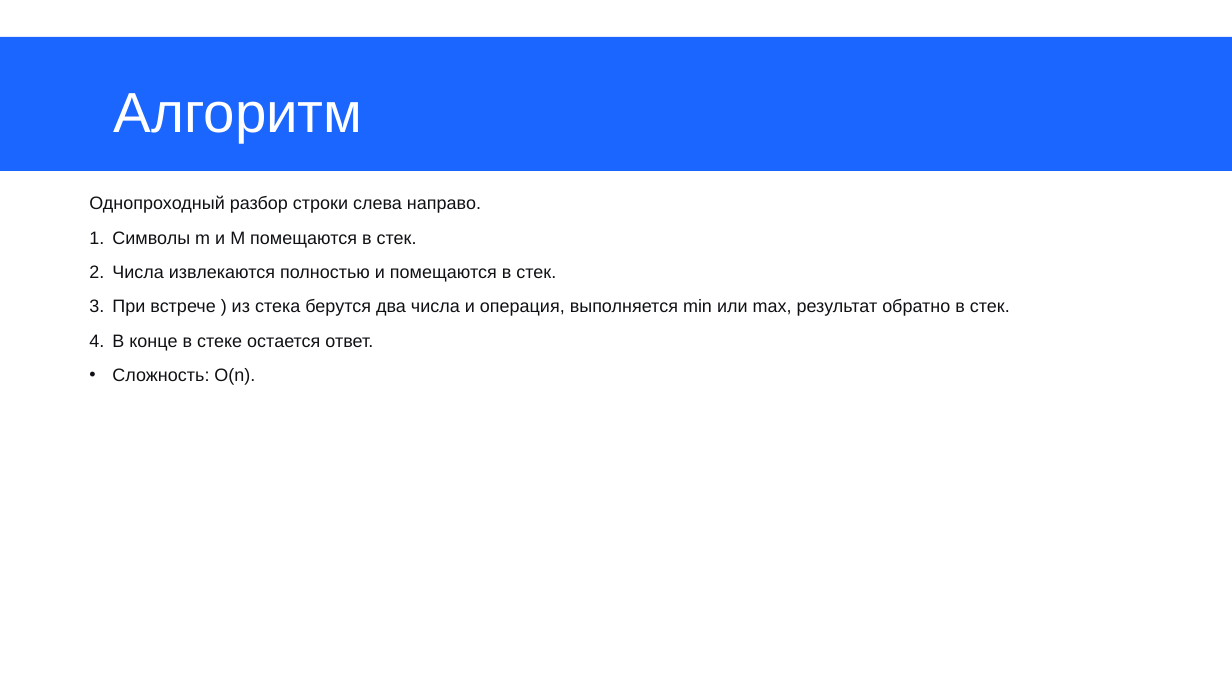
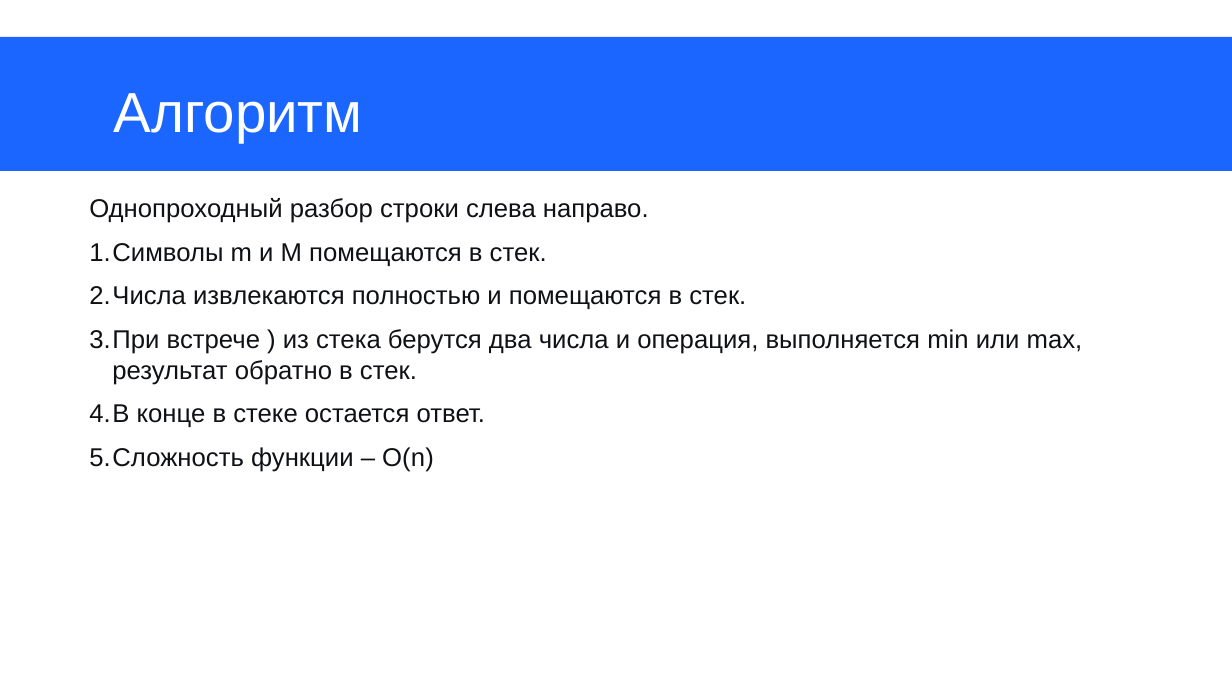
Before and after one commit to EmptyQwazar/Individualnoe_zadanie_2_sem_pyhon, a slide deck: slide 5 of Презентация к инд.заданию, семестр 2 (Антипин, Дмитрий, группа ит-8).pptx. Drawn at 1232x693 pixels with LibreOffice and Linux fonts; fonts in the diff are those of the drawing. Boxes give left, top, right and bottom in pixels: in the first picture for what was removed or moved away, otherwise in the second. Text is boxed around its words. In the diff, an @@ line names an element or a change of style, - is before the commit and + after.

```diff
--- a/Презентация к инд.заданию, семестр 2 (Антипин, Дмитрий, группа ит-8).pptx
+++ b/Презентация к инд.заданию, семестр 2 (Антипин, Дмитрий, группа ит-8).pptx
@@ text at [89,198,1083,427]: size 14 to 20 pt @@
@@ text at [89,447,434,472]: text changed; size 14 to 20 pt @@
-• Сложность: O(n).
+5. Сложность функции – О(n)
```
Also in this commit, not shown: 5 other slides changed, 6 slides added, 5 slides removed.
